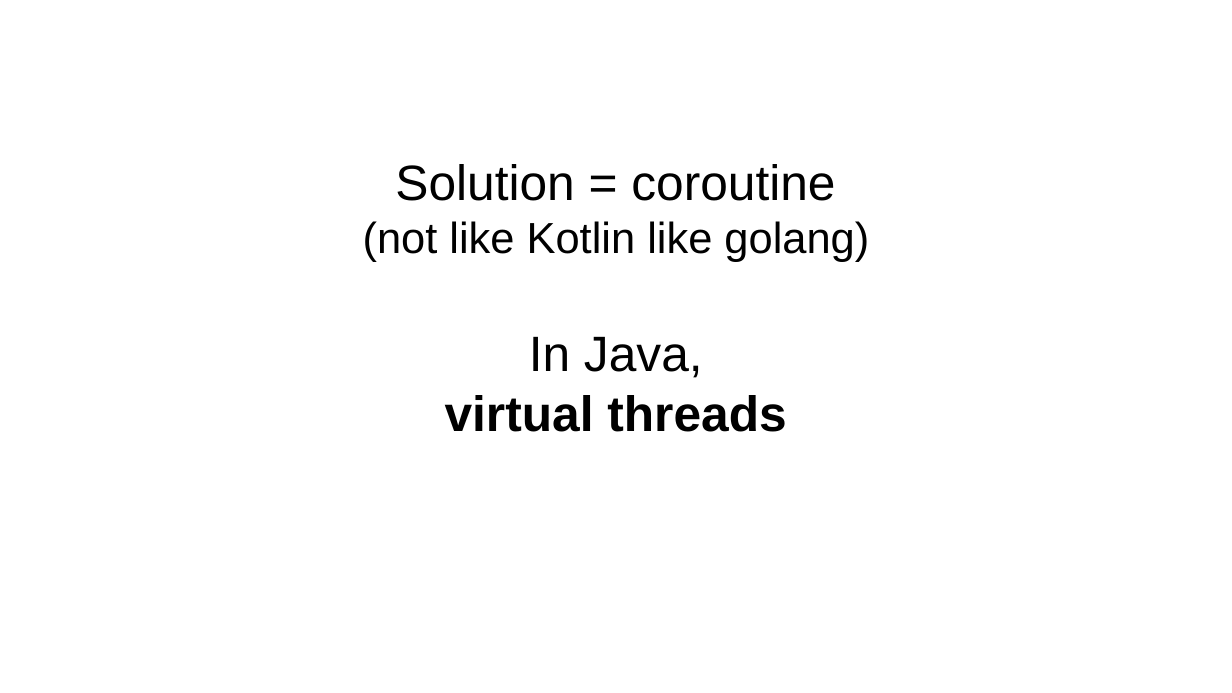
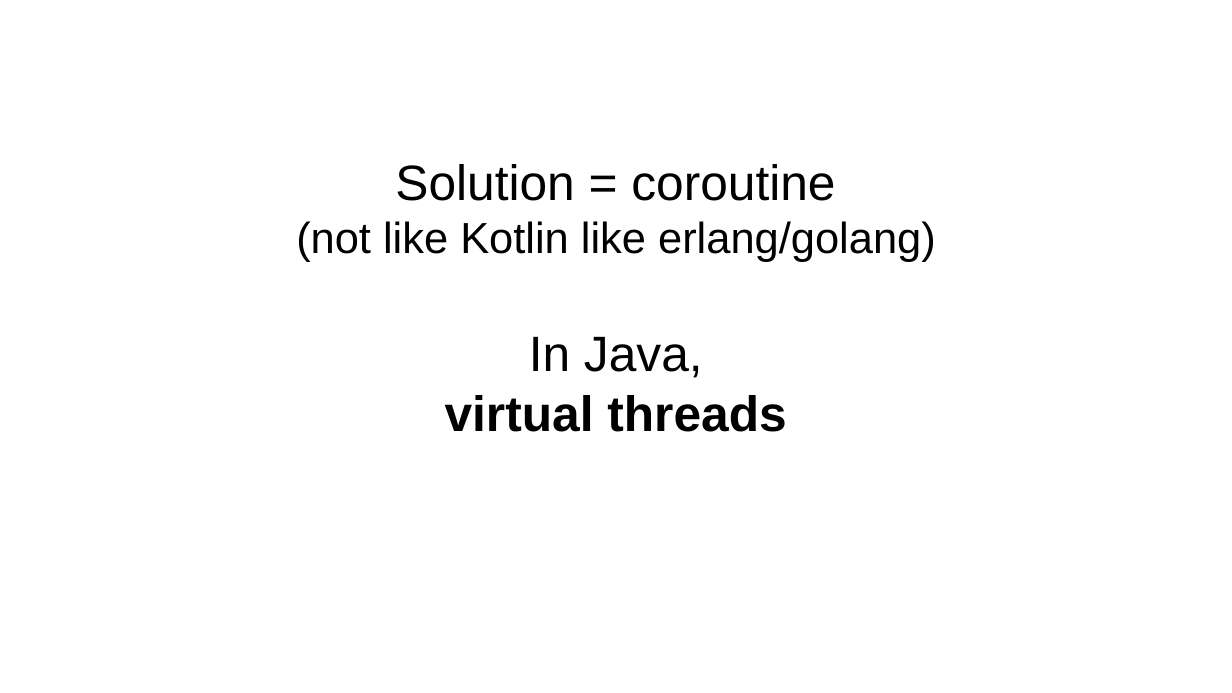
Before and after one commit to forax/loom-fiber, a slide deck: slide 12 of loom is looming.odp. Drawn at 1232x693 pixels with LibreOffice and Linux fonts; fonts in the diff are those of the drawing. Boxes give left, top, right and bottom in pixels: in the first picture for what was removed or moved away, otherwise in the second. Text is boxed around its words. In the diff, an @@ line names an element or a change of style, - is before the commit and + after.

Commit message:
loom implementation: Java platform vs JVM

```diff
--- a/loom is looming.odp
+++ b/loom is looming.odp
@@ subtitle at (296,164,936,432): text changed @@
-Solution = coroutine
-(not like Kotlin like golang)
-In Java,
-virtual threads
+Solution = coroutine
+(not like Kotlin like erlang/golang)
+In Java,
+virtual threads
```
Also in this commit, not shown: 7 other slides changed, 1 slide added, 1 other file.
